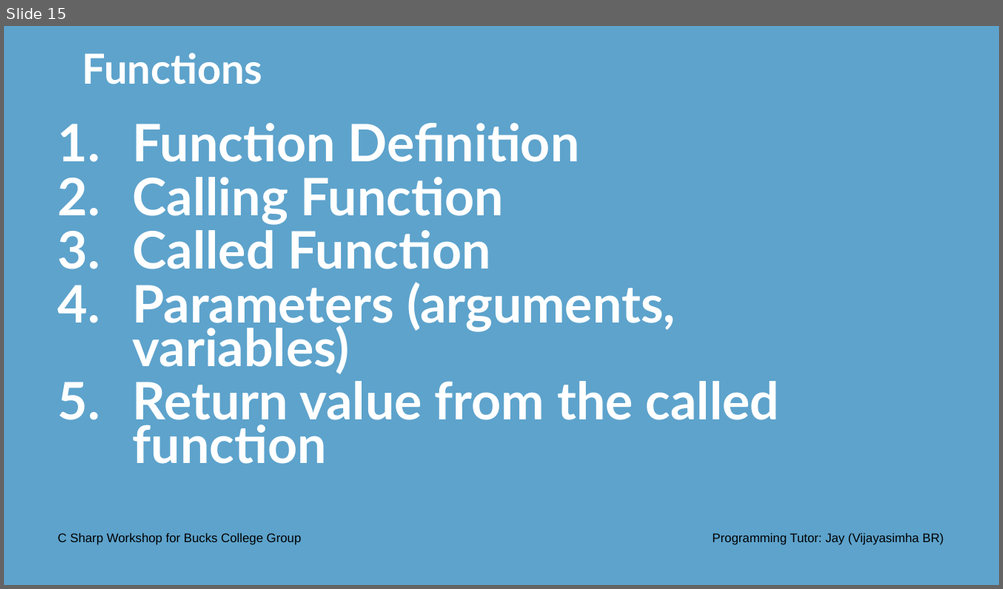
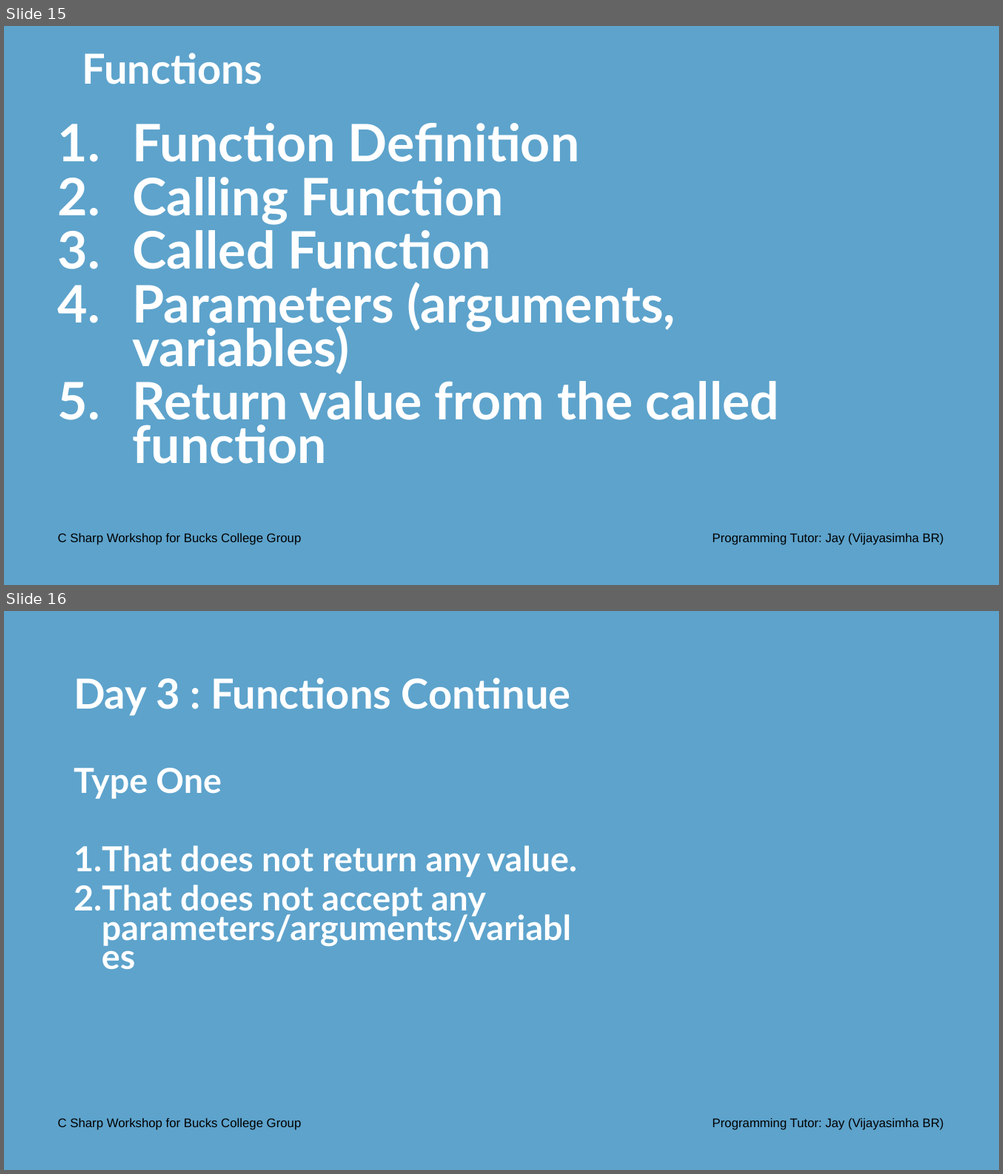
Before and after one commit to Jay-study-nildana/CSharpWorkShopforBucksCollegeGroup, a slide deck: PresentationPPTPDFS/Day 3 Onwards - C Sharp Workshop Bucks College Group.pptx. Shown one above the other, each under a label of ours: slide 15 before the commit, slides 15 and 16 after it. The pictures are 1003x589 and 1003x1174 pixels, drawn with LibreOffice and Linux fonts; fonts in the diff are those of the drawing; background and template pictures are left out. Boxes give left, top, right and bottom in pixels: in the first picture for what was removed or moved away, otherwise in the second. Text is boxed around its words. In the diff, an @@ line names an element or a change of style, - is before the commit and + after.

Commit message:
wrapped up Day 3
functions continued
building a simple calculator with functions

wrapping up

```diff
--- a/PresentationPPTPDFS/Day 3 Onwards - C Sharp Workshop Bucks College Group.pptx
+++ b/PresentationPPTPDFS/Day 3 Onwards - C Sharp Workshop Bucks College Group.pptx
@@ slide 16 added at (4,611,999,1170), background #5DA3CC @@
@@ title added at (74,678,571,716), 40 pt, text #FFFFFF, bold @@
+Day 3 : Functions Continue
@@ text added at (74,768,578,947), 33.3 pt, text #FFFFFF, bold @@
+Type One
+1. That does not return any value.
+2. That does not accept any parameters/arguments/variables
@@ text added at (58,1119,301,1130), 12 pt, text #000000 @@
+C Sharp Workshop for Bucks College Group
@@ text added at (712,1119,944,1130), 12 pt, text #000000 @@
+Programming Tutor: Jay (Vijayasimha BR)
```
Also in this commit, not shown: 2 slides changed, 7 other slides added, 2 other files.
